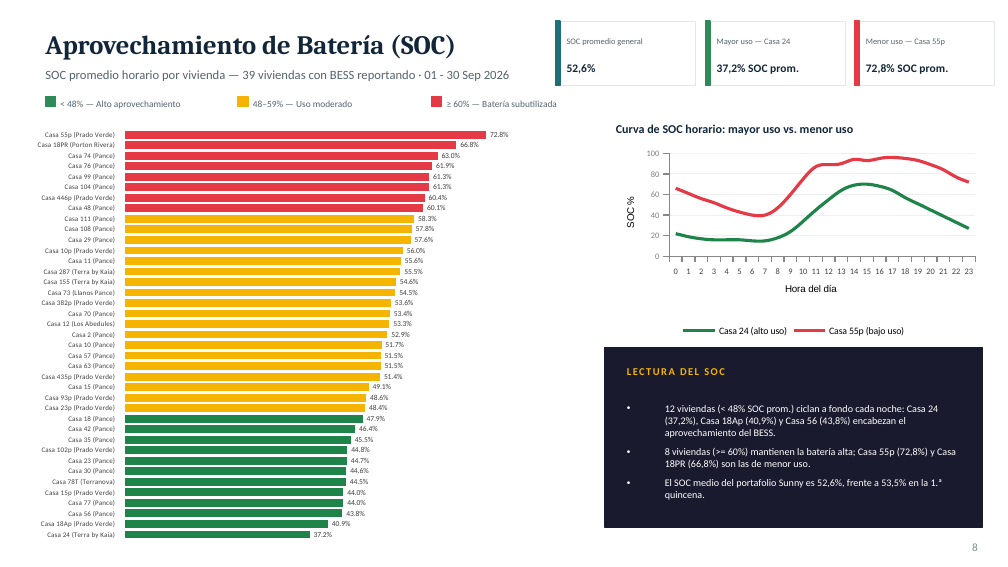
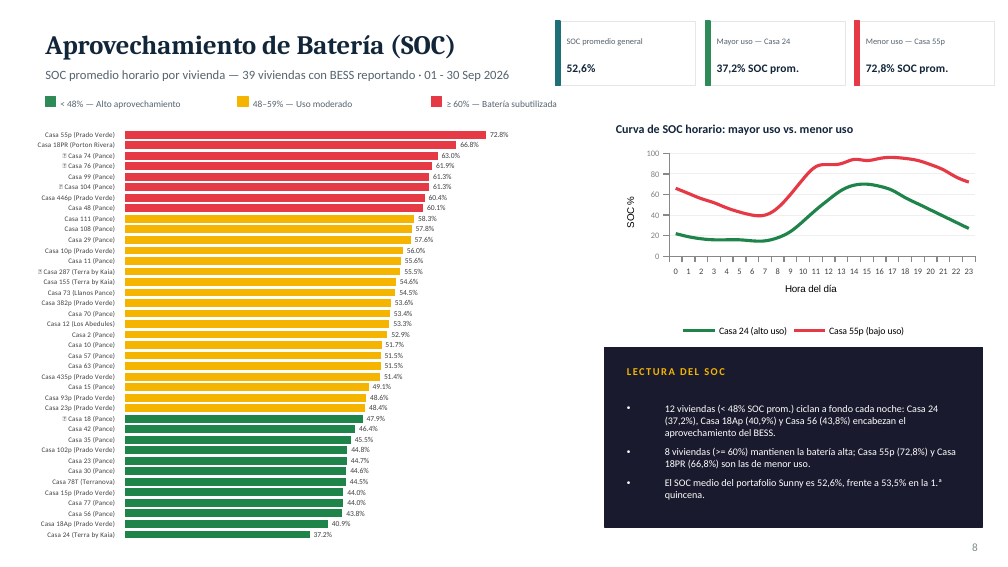
Before and after one commit to ingorozco709/OMSunny, a slide deck: slide 7 of reportes/ProyectoSunny_Reporte_Sep2026.pptx. Drawn at 1008x567 pixels with LibreOffice and Linux fonts; fonts in the diff are those of the drawing. Boxes give left, top, right and bottom in pixels: in the first picture for what was removed or moved away, otherwise in the second. Text is boxed around its words. In the diff, an @@ line names an element or a change of style, - is before the commit and + after.

```diff
--- a/reportes/ProyectoSunny_Reporte_Sep2026.pptx
+++ b/reportes/ProyectoSunny_Reporte_Sep2026.pptx
@@ bar chart at [26,121,593,548] @@
-categories: Casa 24 (Terra by Kaia), Casa 18Ap (Prado Verde), Casa 56 (Pance), Casa 77 (Pance), Casa 15p (Prado Verde), Casa 78T (Terranova), Casa 30 (Pance), Casa 23 (Pance), Casa 102p (Prado Verde), Casa 35 (Pance), Casa 42 (Pance), Casa 18 (Pance), Casa 23p (Prado Verde), Casa 93p (Prado Verde), Casa 15 (Pance), Casa 435p (Prado Verde), Casa 63 (Pance), Casa 57 (Pance), Casa 10 (Pance), Casa 2 (Pance), Casa 12 (Los Abedules), Casa 70 (Pance), Casa 382p (Prado Verde), Casa 73 (Llanos Pance), Casa 155 (Terra by Kaia), Casa 287 (Terra by Kaia), Casa 11 (Pance), Casa 10p (Prado Verde), Casa 29 (Pance), Casa 108 (Pance), Casa 111 (Pance), Casa 48 (Pance), Casa 446p (Prado Verde), Casa 104 (Pance), Casa 99 (Pance), Casa 76 (Pance), Casa 74 (Pance), Casa 18PR (Porton Rivera), Casa 55p (Prado Verde)
+categories: Casa 24 (Terra by Kaia), Casa 18Ap (Prado Verde), Casa 56 (Pance), Casa 77 (Pance), Casa 15p (Prado Verde), Casa 78T (Terranova), Casa 30 (Pance), Casa 23 (Pance), Casa 102p (Prado Verde), Casa 35 (Pance), Casa 42 (Pance), 🧳 Casa 18 (Pance), Casa 23p (Prado Verde), Casa 93p (Prado Verde), Casa 15 (Pance), Casa 435p (Prado Verde), Casa 63 (Pance), Casa 57 (Pance), Casa 10 (Pance), Casa 2 (Pance), Casa 12 (Los Abedules), Casa 70 (Pance), Casa 382p (Prado Verde), Casa 73 (Llanos Pance), Casa 155 (Terra by Kaia), 🧳 Casa 287 (Terra by Kaia), Casa 11 (Pance), Casa 10p (Prado Verde), Casa 29 (Pance), Casa 108 (Pance), Casa 111 (Pance), Casa 48 (Pance), Casa 446p (Prado Verde), 🧳 Casa 104 (Pance), Casa 99 (Pance), 🧳 Casa 76 (Pance), 🧳 Casa 74 (Pance), Casa 18PR (Porton Rivera), Casa 55p (Prado Verde)
```
Also in this commit, not shown: 8 other slides changed, 1 other file.
